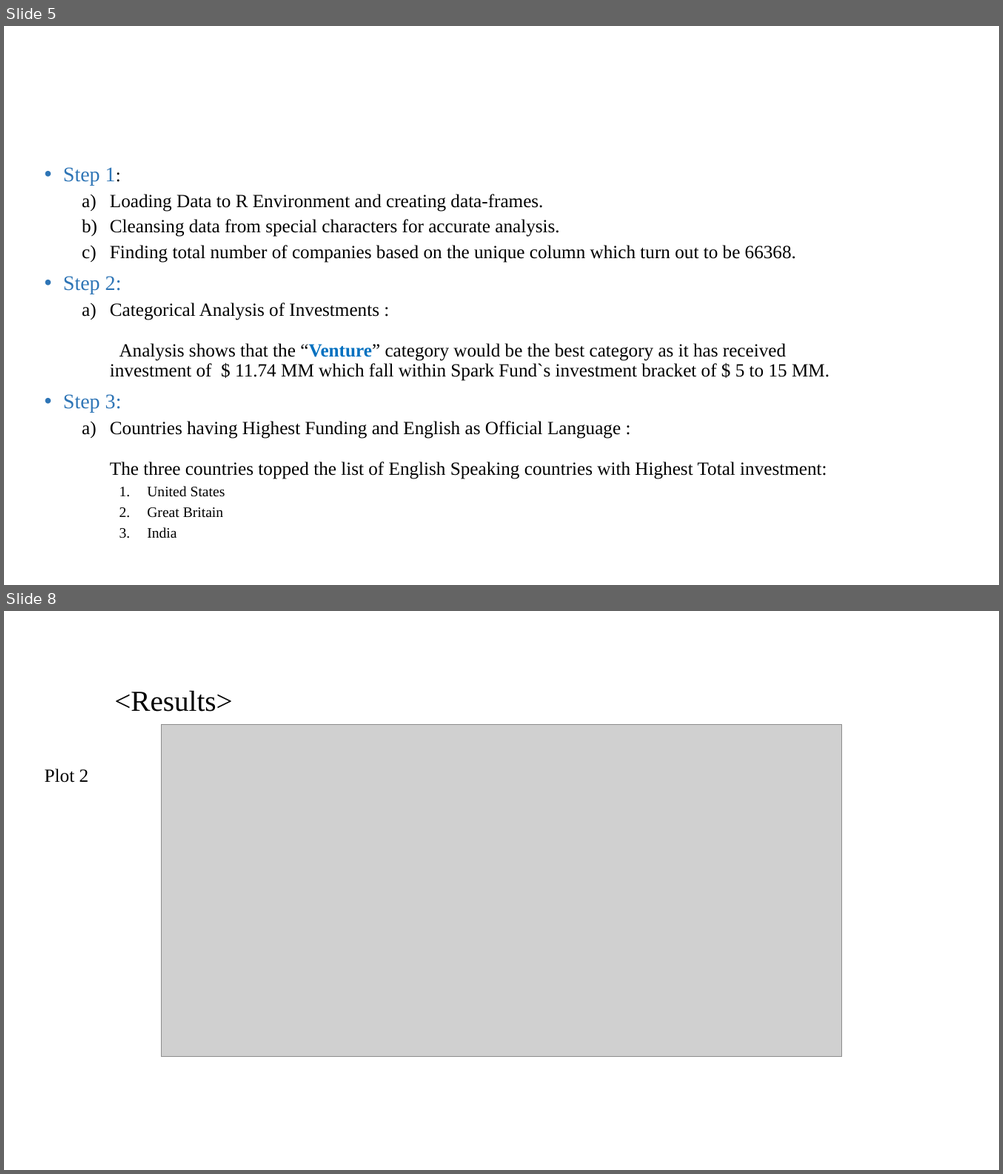
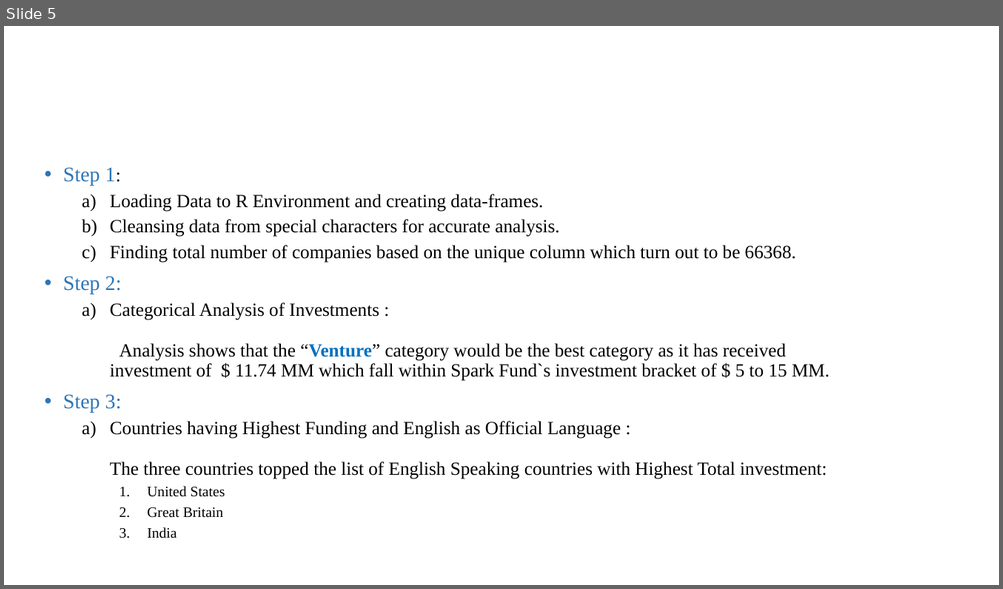
Before and after one commit to Bhumit-t/InvestmentCaseStuday, a slide deck: Spark Funds Presentation.pptx. Shown one above the other, each under a label of ours: slides 5 and 8 before the commit, slide 5 after it; the slides between them are not shown. The pictures are 1003x1174 and 1003x589 pixels, drawn with LibreOffice and Linux fonts; fonts in the diff are those of the drawing; grey boxes stand for pictures; background and template pictures are left out. Boxes give left, top, right and bottom in pixels: in the first picture for what was removed or moved away, otherwise in the second. Text is boxed around its words. In the diff, an @@ line names an element or a change of style, - is before the commit and + after.

```diff
--- a/Spark Funds Presentation.pptx
+++ b/Spark Funds Presentation.pptx
@@ slide 8 removed at [4, 611, 999, 1170], background #FFFFFF @@
@@ title removed at [114, 690, 232, 712] @@
-<Results>
@@ picture removed at [161, 724, 842, 1057] @@
@@ text removed at [45, 769, 89, 783] @@
-Plot 2
```
Also in this commit, not shown: 4 slides changed, 4 slides added, 3 other slides removed.
